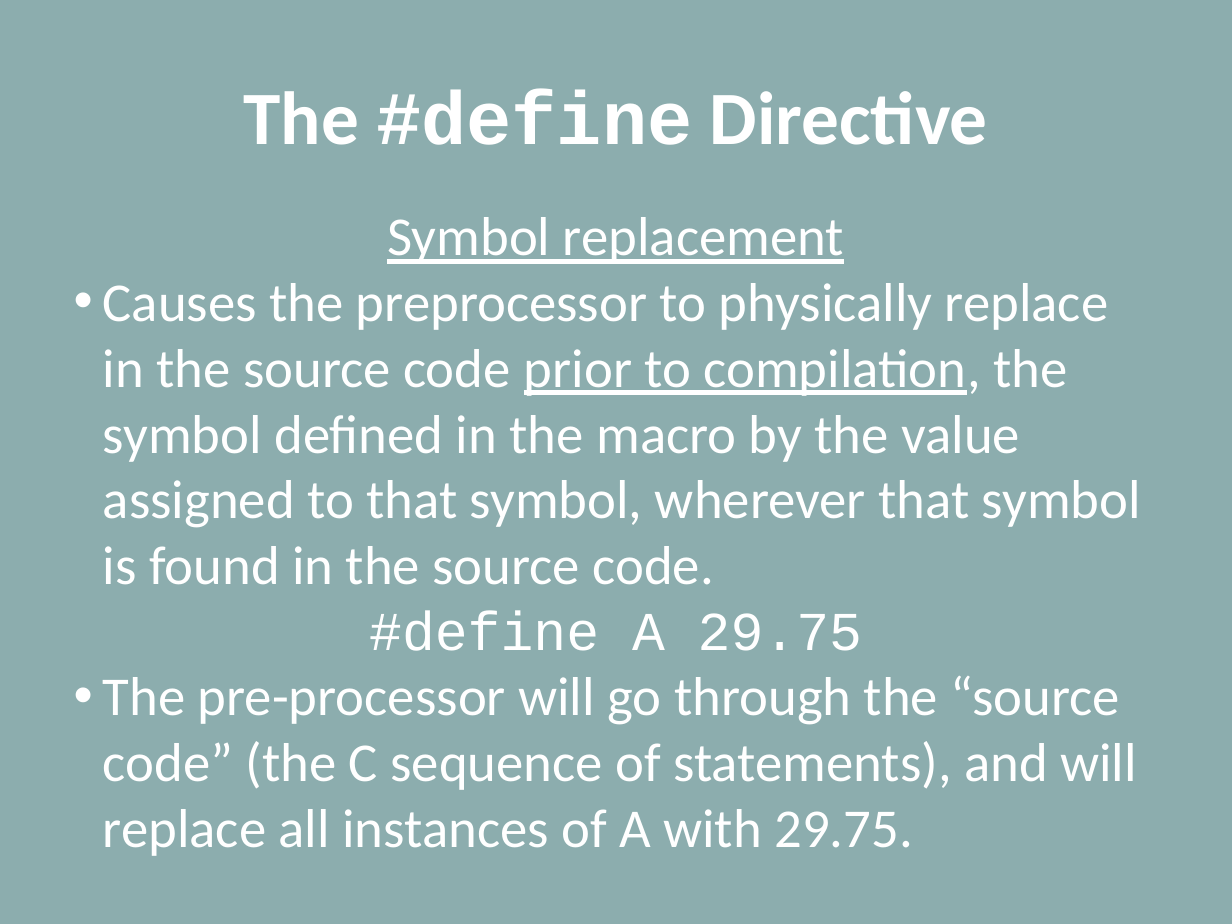
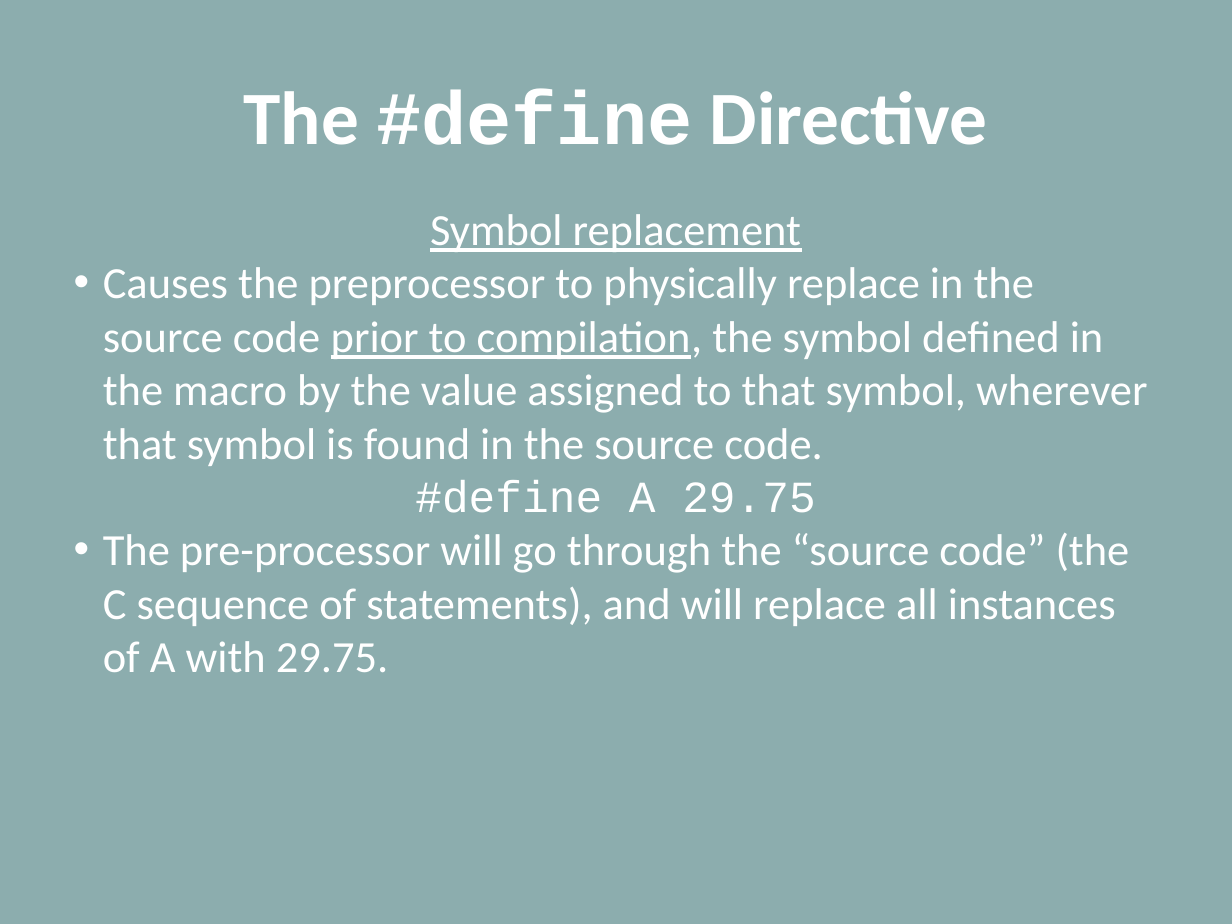
Before and after one commit to mjtrujillo10/Intro_To_C, a slide deck: slide 36 of 00_Lecture_Notes/Packet #1-16- Introduction.pptx. Drawn at 1232x924 pixels with LibreOffice and Linux fonts; fonts in the diff are those of the drawing; background and template pictures are left out. Boxes give left, top, right and bottom in pixels: in the first picture for what was removed or moved away, otherwise in the second. Text is boxed around its words. In the diff, an @@ line names an element or a change of style, - is before the commit and + after.

```diff
--- a/00_Lecture_Notes/Packet #1-16- Introduction.pptx
+++ b/00_Lecture_Notes/Packet #1-16- Introduction.pptx
@@ text "Symbol replacement" at (103,214,1147,672): size 32 to 26 pt @@
```
Also in this commit, not shown: 21 other slides changed, 11 other files.
